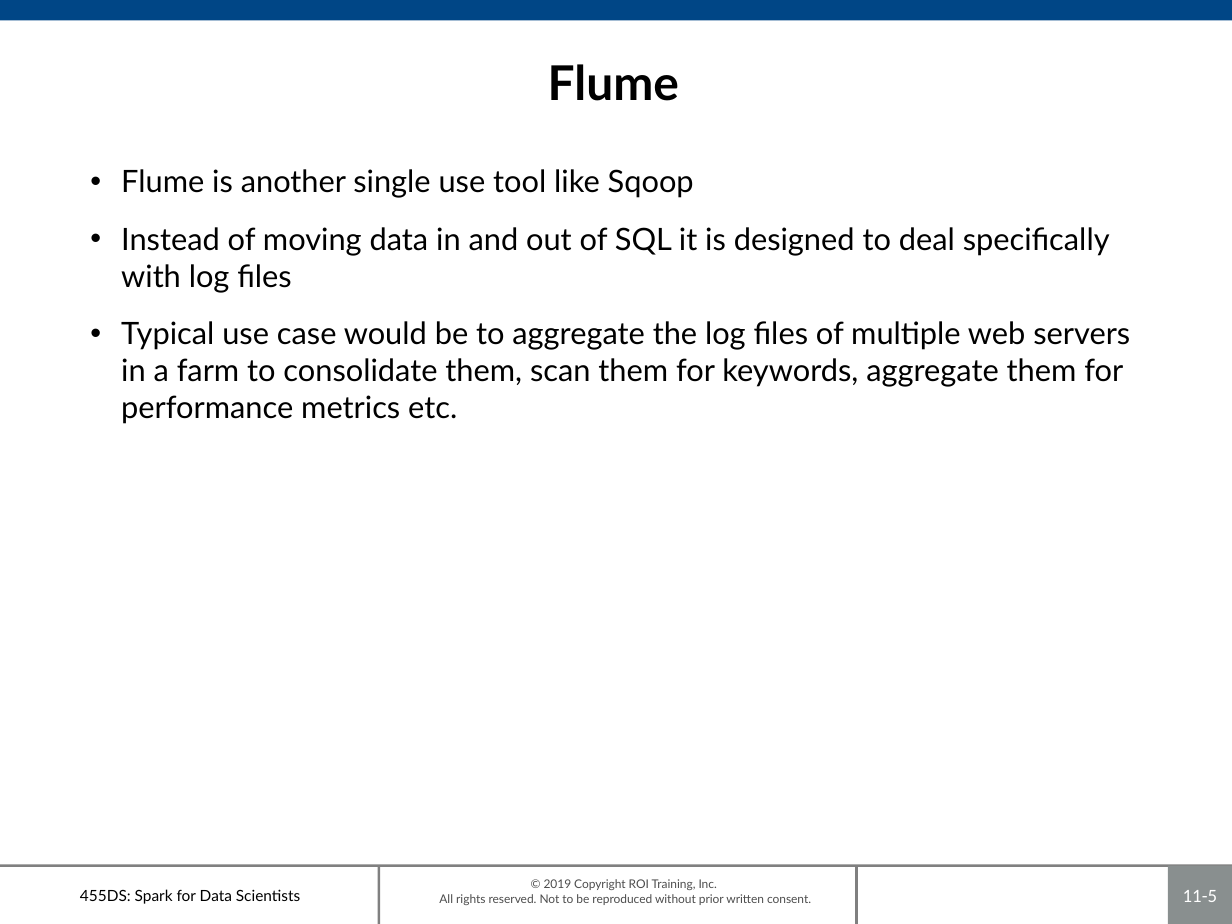
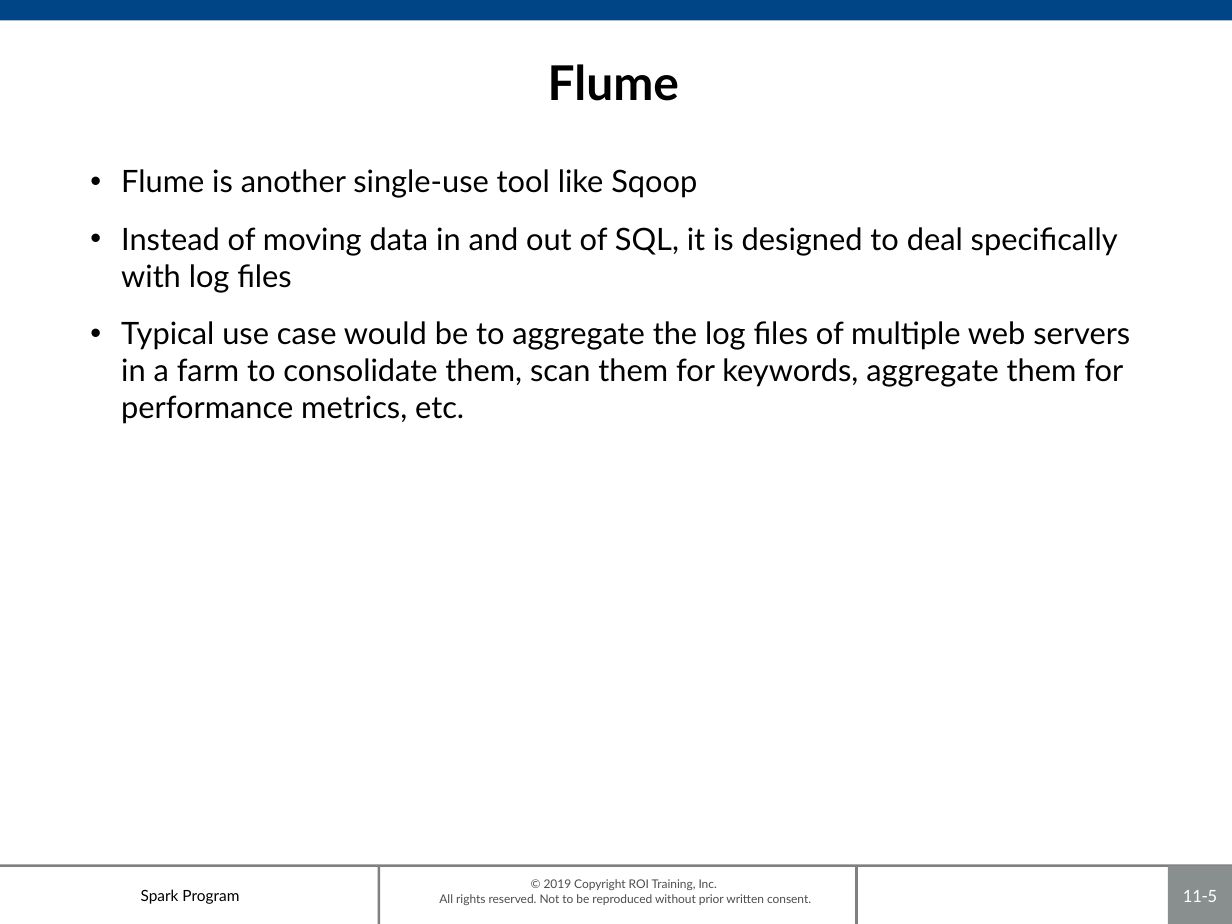
Before and after one commit to roitraining/SparkProgram, a slide deck: slide 5 of Day8/Ch11_Ecosystem.pptx. Drawn at 1232x924 pixels with LibreOffice and Linux fonts; fonts in the diff are those of the drawing; background and template pictures are left out. Boxes give left, top, right and bottom in pixels: in the first picture for what was removed or moved away, otherwise in the second. Text is boxed around its words. In the diff, an @@ line names an element or a change of style, - is before the commit and + after.

```diff
--- a/Day8/Ch11_Ecosystem.pptx
+++ b/Day8/Ch11_Ecosystem.pptx
@@ text at box(121, 169, 1130, 424): text changed @@
-• Flume is another single use tool like Sqoop
-• Instead of moving data in and out of SQL it is designed to deal specifically with log files
-• Typical use case would be to aggregate the log files of multiple web servers in a farm to consolidate them, scan them for keywords, aggregate them for performance metrics etc.
+• Flume is another single-use tool like Sqoop
+• Instead of moving data in and out of SQL, it is designed to deal specifically with log files
+• Typical use case would be to aggregate the log files of multiple web servers in a farm to consolidate them, scan them for keywords, aggregate them for performance metrics, etc.
@@ text at box(141, 889, 239, 904): text changed @@
-455DS: Spark for Data Scientists
+Spark Program
```
Also in this commit, not shown: 8 other slides changed, 3 other files.
